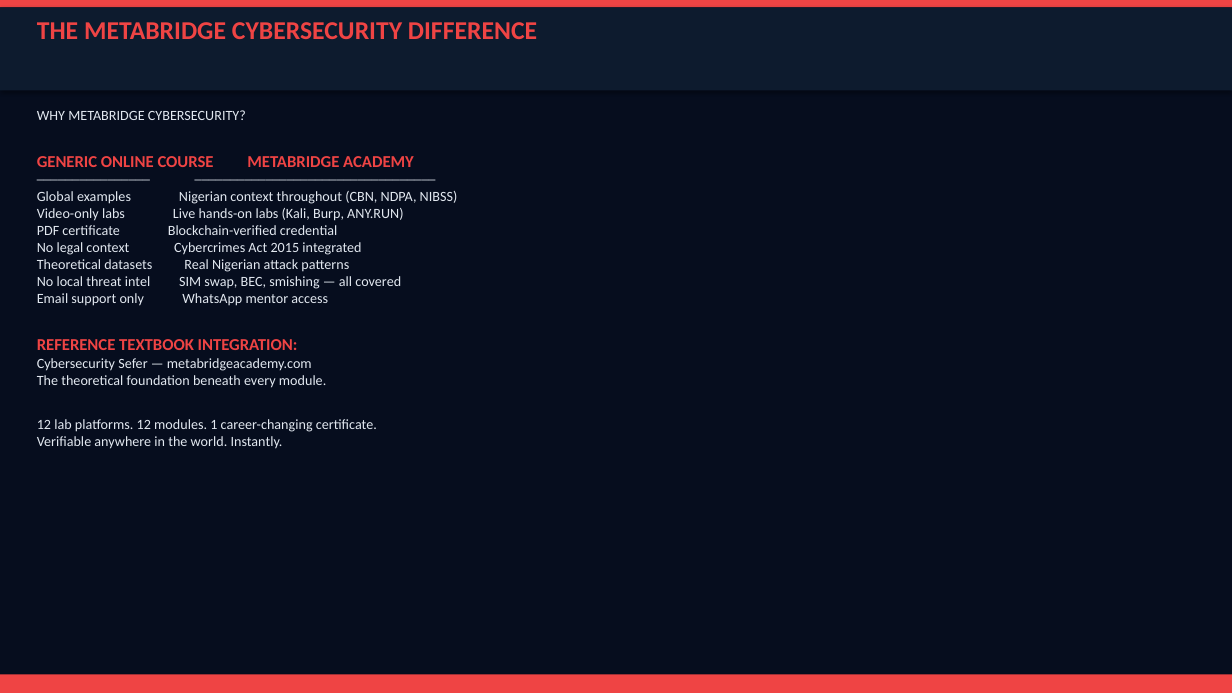
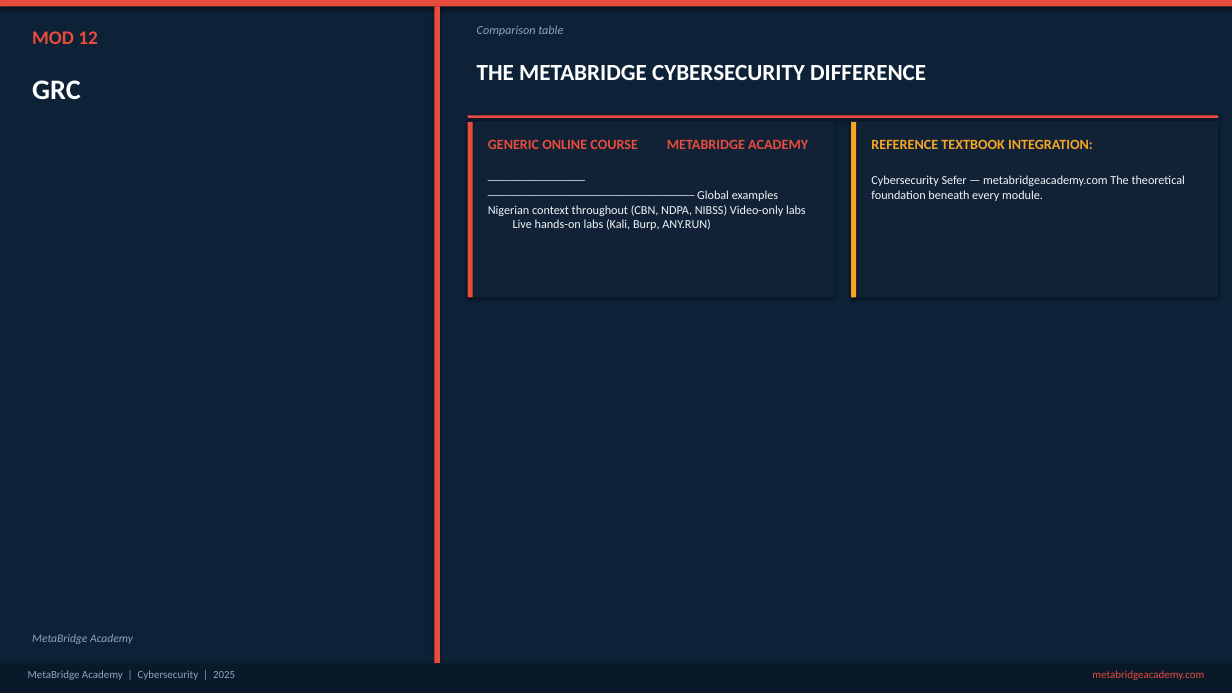
Before and after one commit to Gidoty/metabridge-website, a slide deck: slide 50 of exports/Cybersecurity-Slide-Deck.pptx (slide 51 before the commit). Drawn at 1232x693 pixels with LibreOffice and Linux fonts; fonts in the diff are those of the drawing. Boxes give left, top, right and bottom in pixels: in the first picture for what was removed or moved away, otherwise in the second. Text is boxed around its words. In the diff, an @@ line names an element or a change of style, - is before the commit and + after.

```diff
--- a/exports/Cybersecurity-Slide-Deck.pptx
+++ b/exports/Cybersecurity-Slide-Deck.pptx
@@ background #060D1E to #0D2137 @@
@@ rectangle at [0,0,1232,6]: fill #EF4444 to #E74C3C @@
@@ rectangle removed at [0,7,1232,91] @@
@@ rectangle added at [434,6,440,664], fill #E74C3C @@
@@ text added at [477,25,563,36], 9.5 pt, text #8BA5BE, italic @@
+Comparison table
@@ text added at [32,31,97,44], 15 pt, text #E74C3C, bold @@
+MOD 12
@@ text "THE METABRIDGE CYBERSECURITY DIFFERENCE": place and size @@
-text "THE METABRIDGE CYBERSECURITY DIFFERENCE" at [37,22,537,39]
+text "THE METABRIDGE CYBERSECURITY DIFFERENCE" at [477,65,926,80]
@@ text "THE METABRIDGE CYBERSECURITY DIFFERENCE" at [477,65,926,80]: size 20 to 18 pt, text colour #EF4444 to #FFFFFF @@
@@ text added at [32,80,81,99], 22 pt, text #FFFFFF, bold @@
+GRC
@@ text removed at [37,110,458,449] @@
-WHY METABRIDGE CYBERSECURITY?
-GENERIC ONLINE COURSE METABRIDGE ACADEMY
-──────────────── ──────────────────────────────────
-Global examples Nigerian context throughout (CBN, NDPA, NIBSS)
-Video-only labs Live hands-on labs (Kali, Burp, ANY.RUN)
-PDF certificate Blockchain-verified credential
-No legal context Cybercrimes Act 2015 integrated
-Theoretical datasets Real Nigerian attack patterns
-No local threat intel SIM swap, BEC, smishing — all covered
-Email support only WhatsApp mentor access
-REFERENCE TEXTBOOK INTEGRATION:
-Cybersecurity Sefer — metabridgeacademy.com
-The theoretical foundation beneath every module.
-12 lab platforms. 12 modules. 1 career-changing certificate.
-Verifiable anywhere in the world. Instantly.
@@ rectangle added at [468,116,1218,118], fill #E74C3C @@
@@ rectangle added at [468,122,835,298], fill #122236 @@
@@ rectangle added at [468,122,473,298], fill #E74C3C @@
@@ text added at [488,139,808,149], 11 pt, text #E74C3C, bold @@
+GENERIC ONLINE COURSE METABRIDGE ACADEMY
@@ rectangle added at [851,122,1218,298], fill #122236 @@
@@ rectangle added at [851,122,857,298], fill #F5A623 @@
@@ text added at [871,139,1093,149], 11 pt, text #F5A623, bold @@
+REFERENCE TEXTBOOK INTEGRATION:
@@ text added at [871,175,1185,201], 9.5 pt, text #F0F4F8 @@
+Cybersecurity Sefer — metabridgeacademy.com The theoretical foundation beneath every module.
@@ text added at [488,190,806,230], 9.5 pt, text #F0F4F8 @@
+──────────────── ────────────────────────────────── Global examples Nigerian context throughout (CBN, NDPA, NIBSS) Video-only labs Live hands-on labs (Kali, Burp, ANY.RUN)
@@ text added at [32,634,133,644], 9 pt, text #8BA5BE, italic @@
+MetaBridge Academy
@@ rectangle: place and size @@
-rectangle at [0,675,1232,693]
+rectangle at [0,664,1232,693]
@@ rectangle at [0,664,1232,693]: fill #EF4444 to #0A1929 @@
@@ text added at [28,670,235,680], 8.5 pt, text #8BA5BE @@
+MetaBridge Academy | Cybersecurity | 2025
@@ text added at [1092,670,1204,680], 8.5 pt, text #E74C3C @@
+metabridgeacademy.com
```
Also in this commit, not shown: 49 other slides changed, 7 slides added, 8 slides removed, 25 other files.
